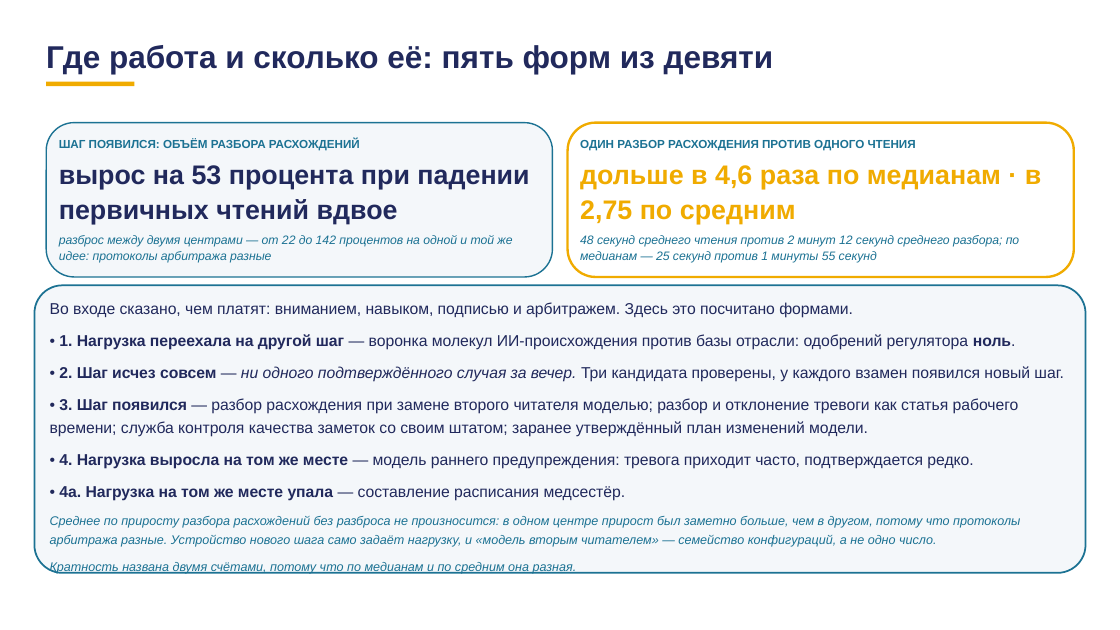
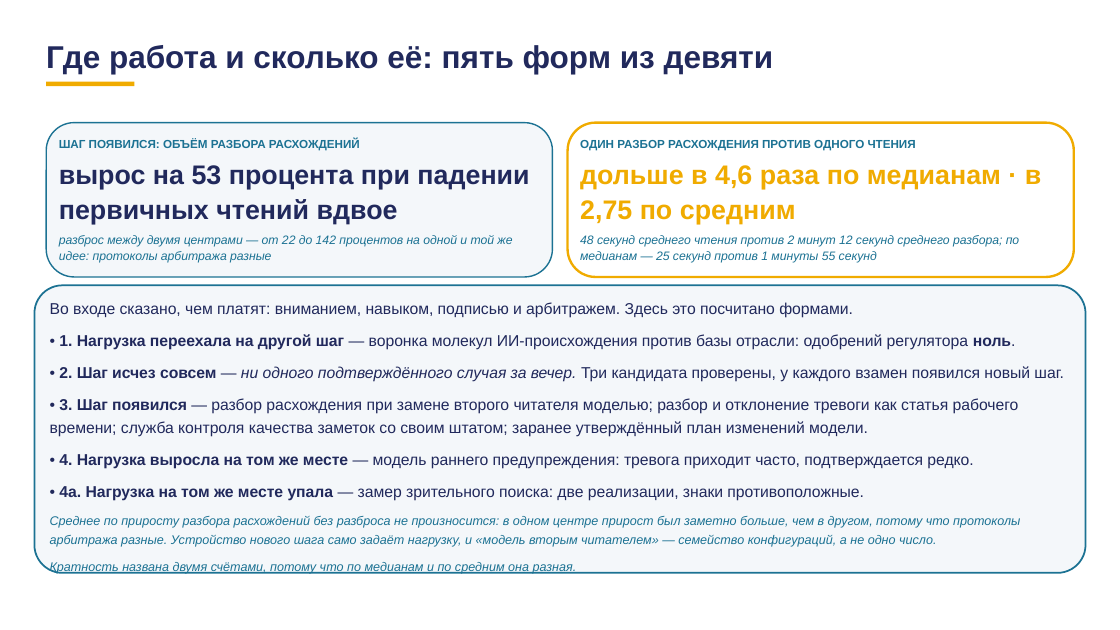
Before and after one commit to tellina-study/AI-usage-lessons, a slide deck: slide 100 of library/lectures/lec-07/rework/deck/lec-07-karkas.pptx. Drawn at 1120x630 pixels with LibreOffice and Linux fonts; fonts in the diff are those of the drawing. Boxes give left, top, right and bottom in pixels: in the first picture for what was removed or moved away, otherwise in the second. Text is boxed around its words. In the diff, an @@ line names an element or a change of style, - is before the commit and + after.

```diff
--- a/library/lectures/lec-07/rework/deck/lec-07-karkas.pptx
+++ b/library/lectures/lec-07/rework/deck/lec-07-karkas.pptx
@@ text at (x1=59, y1=486, x2=864, y2=501): text changed @@
-• 4а. Нагрузка на том же месте упала — составление расписания медсестёр.
+• 4а. Нагрузка на том же месте упала — замер зрительного поиска: две реализации, знаки противоположные.
```
Also in this commit, not shown: 7 other slides changed, 48 other files.
